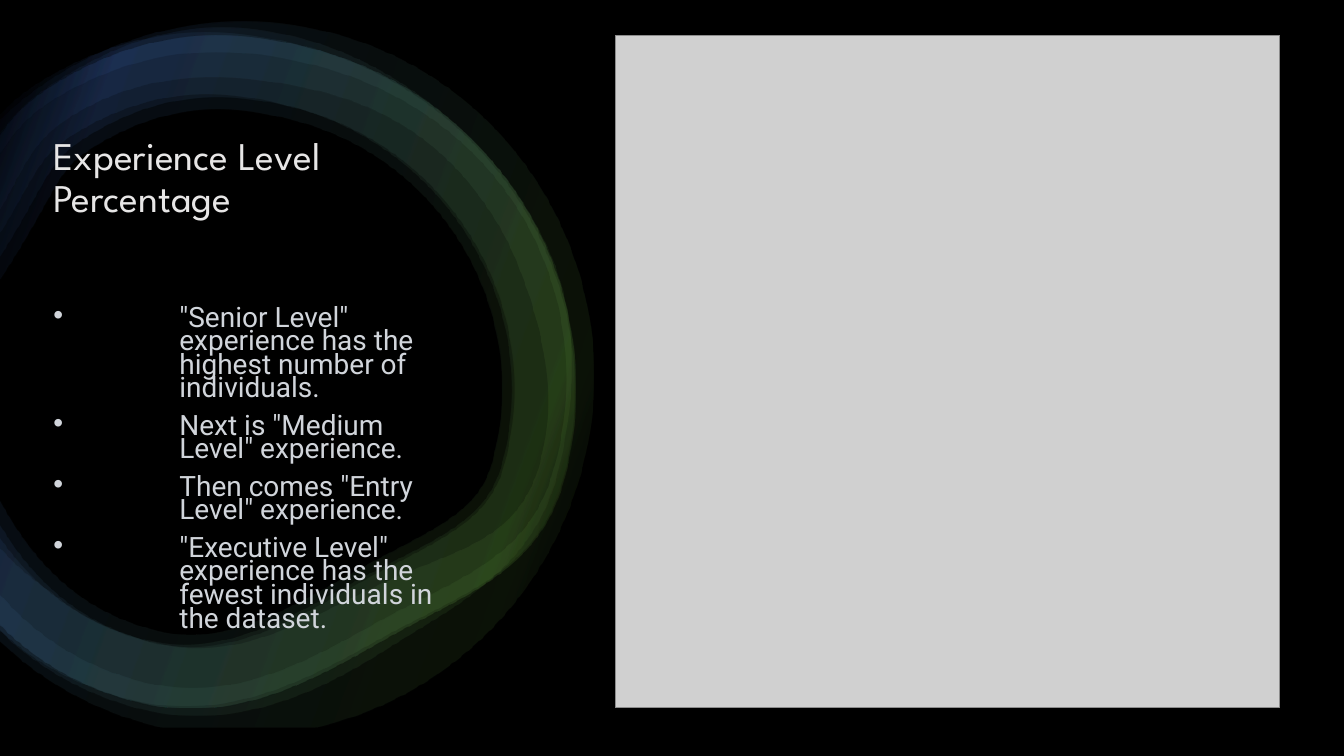
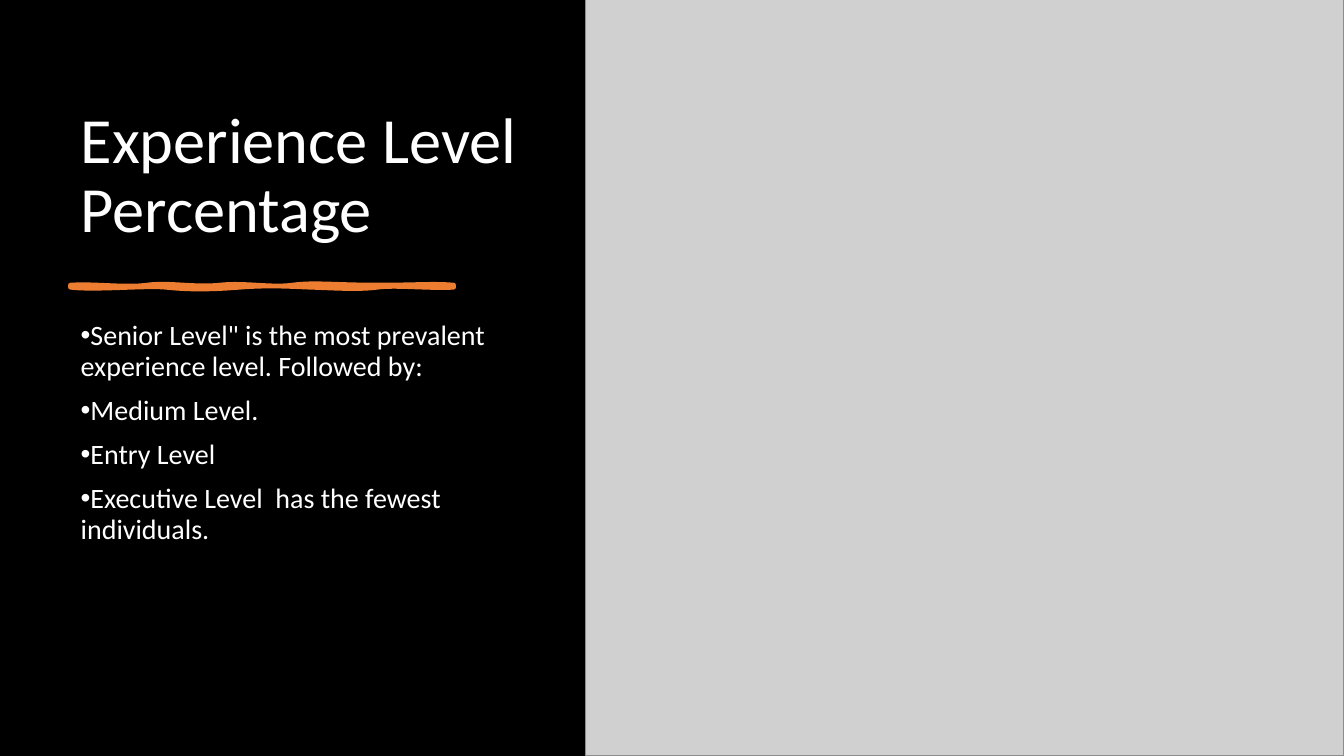
Before and after one commit to garimac12/project_acai, a slide deck: slide 19 of Presentation_project1.pptx (slide 12 before the commit). Drawn at 1344x756 pixels with LibreOffice and Linux fonts; fonts in the diff are those of the drawing; grey boxes stand for pictures. Boxes give left, top, right and bottom in pixels: in the first picture for what was removed or moved away, otherwise in the second. Text is boxed around its words. In the diff, an @@ line names an element or a change of style, - is before the commit and + after.

```diff
--- a/Presentation_project1.pptx
+++ b/Presentation_project1.pptx
@@ rectangle removed at bbox=[0, 0, 1344, 756] @@
@@ group removed at bbox=[0, 22, 593, 728]: 5 freeform shapes @@
@@ picture: place and size @@
-picture at bbox=[615, 35, 1279, 708]
+picture at bbox=[586, 0, 1344, 756]
@@ title "Experience Level Percentage": place and size @@
-title "Experience Level Percentage" at bbox=[53, 130, 320, 221]
+title "Experience Level Percentage" at bbox=[81, 118, 516, 243]
@@ title "Experience Level Percentage" at bbox=[81, 118, 516, 243]: size 28 to 46 pt, font League Spartan to Calibri, text colour #E7E6E6 to #FFFFFF; vertical alignment top to bottom @@
@@ freeform shape added at bbox=[71, 285, 454, 287], fill #ED7D31, outline #ED7D31 3.5 pt @@
@@ text at bbox=[81, 325, 485, 540]: text changed; font Roboto to Calibri; text colour #D1D5DB to #FFFFFF @@
-• "Senior Level" experience has the highest number of individuals.
-• Next is "Medium Level" experience.
-• Then comes "Entry Level" experience.
-• "Executive Level" experience has the fewest individuals in the dataset.
+• Senior Level" is the most prevalent experience level. Followed by:
+• Medium Level.
+• Entry Level
+• Executive Level has the fewest individuals.
```
Also in this commit, not shown: 6 other slides changed, 15 slides added, 1 slide removed, 4 other files.
